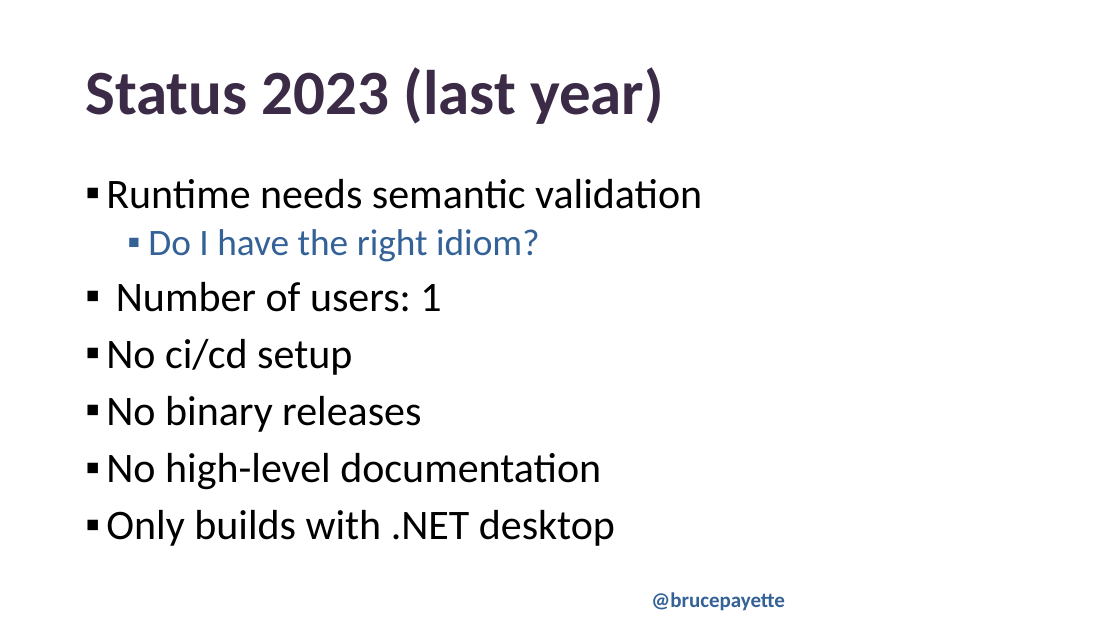
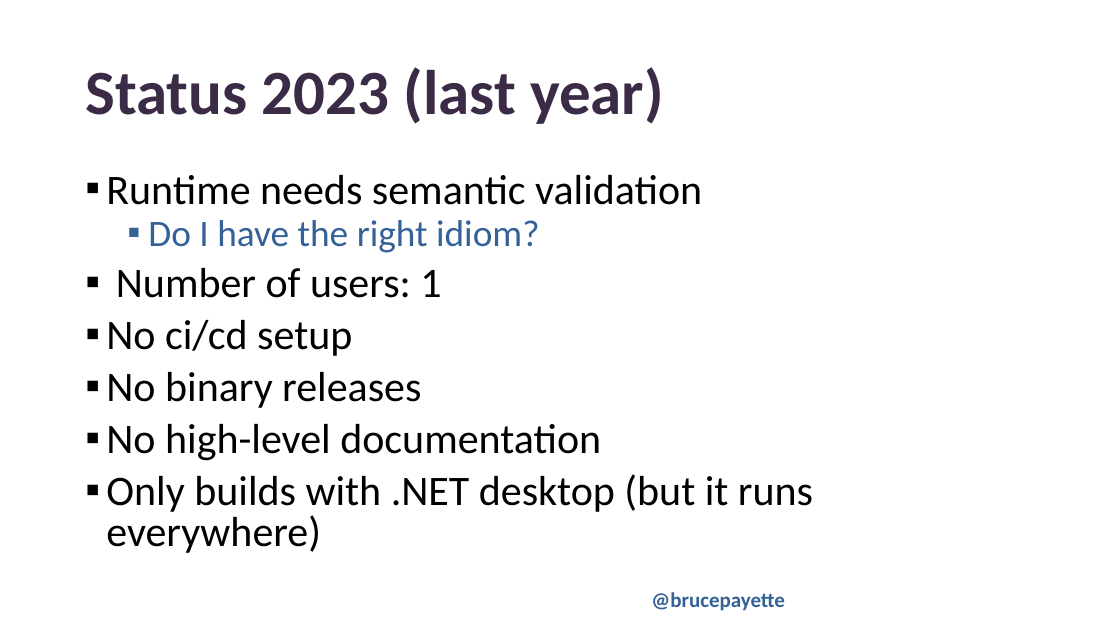
Before and after one commit to BrucePay/PSConfEU2024, a slide deck: slide 9 of payette_2024_braid.pptx. Drawn at 1120x630 pixels with LibreOffice and Linux fonts; fonts in the diff are those of the drawing; background and template pictures are left out. Boxes give left, top, right and bottom in pixels: in the first picture for what was removed or moved away, otherwise in the second. Text is boxed around its words. In the diff, an @@ line names an element or a change of style, - is before the commit and + after.

```diff
--- a/payette_2024_braid.pptx
+++ b/payette_2024_braid.pptx
@@ text at (106, 175, 702, 461): line spacing 0.9 to 0.8 @@
@@ text at (106, 474, 813, 553): text changed @@
-▪ Only builds with .NET desktop
+▪ Only builds with .NET desktop (but it runs everywhere)
```
Also in this commit, not shown: 6 other slides changed, 3 slides added, 1 other file.
